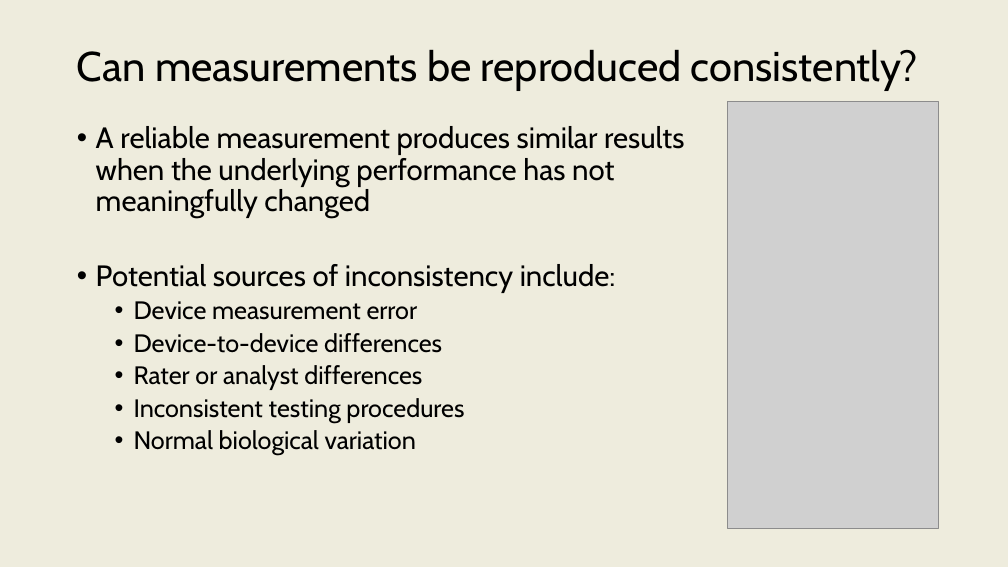
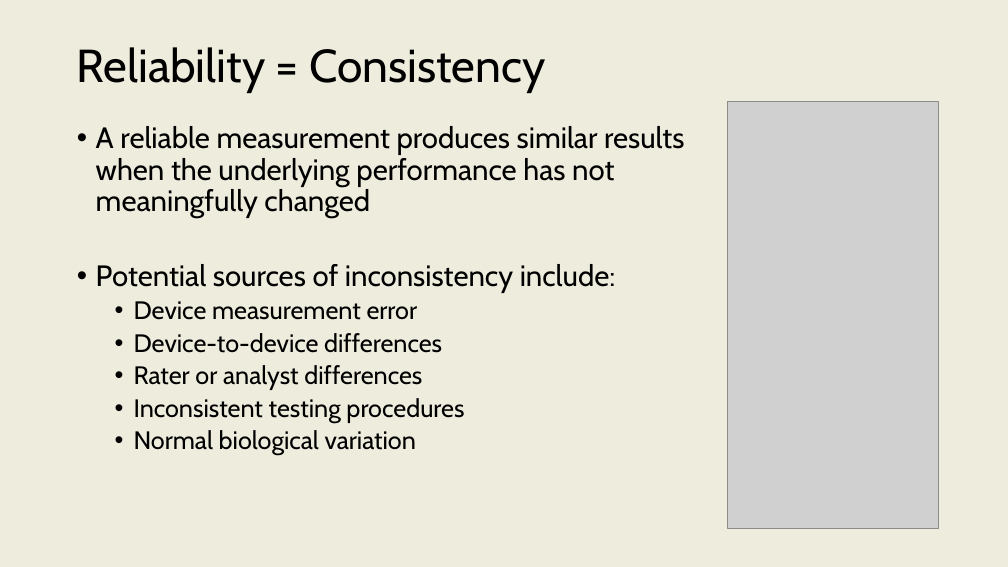
Before and after one commit to onishisaryu/HES-3000-Sports-Data-Analytics, a slide deck: slide 6 of pptx/Lecture5.pptx. Drawn at 1008x567 pixels with LibreOffice and Linux fonts; fonts in the diff are those of the drawing; grey boxes stand for pictures. Boxes give left, top, right and bottom in pixels: in the first picture for what was removed or moved away, otherwise in the second. Text is boxed around its words. In the diff, an @@ line names an element or a change of style, - is before the commit and + after.

```diff
--- a/pptx/Lecture5.pptx
+++ b/pptx/Lecture5.pptx
@@ title at <box>77,47,545,93</box>: text changed; size 39.6 to 44 pt @@
-Can measurements be reproduced consistently?
+Reliability = Consistency
```
Also in this commit, not shown: 13 other slides changed, 1 slide added, 1 slide removed, 2 other files.
